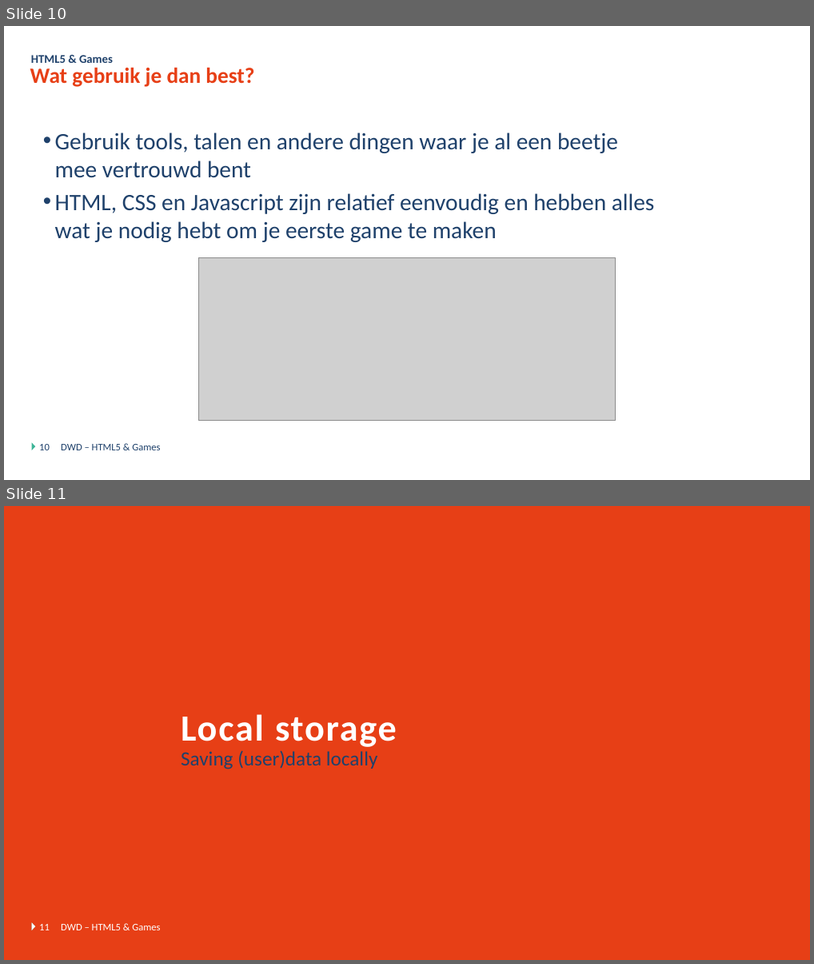
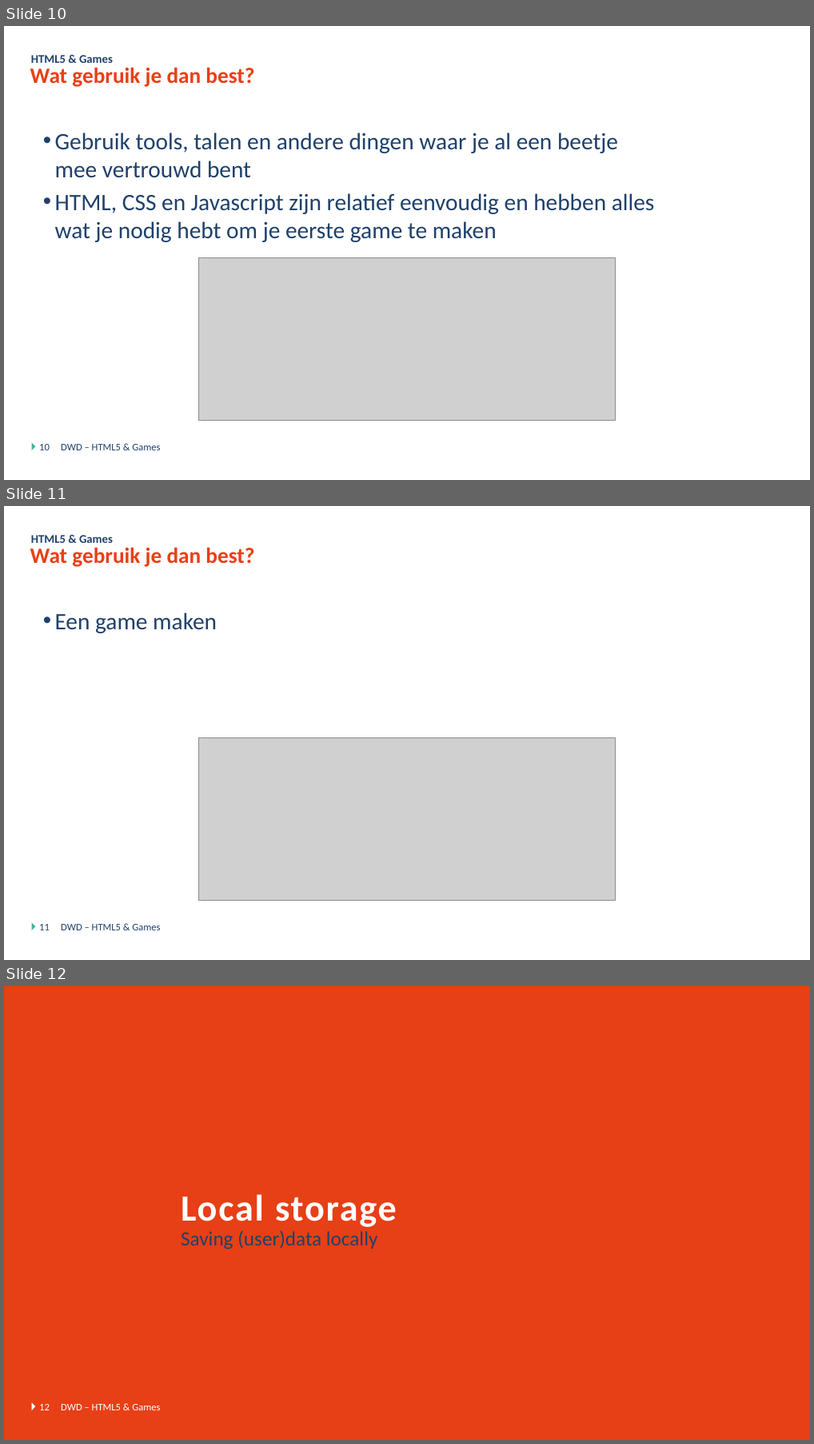
Before and after one commit to DmitriyVdE/Odisee_Bru_Dyn_Web_Dev_Opdracht, a slide deck: DWD - Javascript Games - Theorie.pptx. Shown one above the other, each under a label of ours: slides 10 and 11 before the commit, slides 10, 11 and 12 after it. The pictures are 814x964 and 814x1444 pixels, drawn with LibreOffice and Linux fonts; fonts in the diff are those of the drawing; grey boxes stand for pictures; background and template pictures are left out. Boxes give left, top, right and bottom in pixels: in the first picture for what was removed or moved away, otherwise in the second. Text is boxed around its words. In the diff, an @@ line names an element or a change of style, - is before the commit and + after.

```diff
--- a/DWD - Javascript Games - Theorie.pptx
+++ b/DWD - Javascript Games - Theorie.pptx
@@ slide 11 added at [4, 506, 810, 960], background #FFFFFF; not listed: 1 template element that a slide beside it also shows @@
@@ title added at [30, 548, 254, 567], 26 pt, text #E73F16, bold @@
+Wat gebruik je dan best?
@@ text added at [31, 535, 113, 543], 14 pt, text #1F416B, bold @@
+HTML5 & Games
@@ text added at [55, 612, 217, 633], 28 pt, text #1F416B @@
+  • Een game maken
@@ picture added at [198, 738, 616, 900] @@
@@ page number added at [39, 924, 50, 930], 12 pt, text #1F416B @@
+11
@@ text added at [61, 924, 160, 930], 12 pt, text #1F416B @@
+DWD – HTML5 & Games
@@ what was slide 11 is now slide 12 @@
@@ page number at [39, 1404, 50, 1410]: text changed @@
-11
+12
```
Also in this commit, not shown: 3 slides changed, 6 slides removed, 17 other files.
